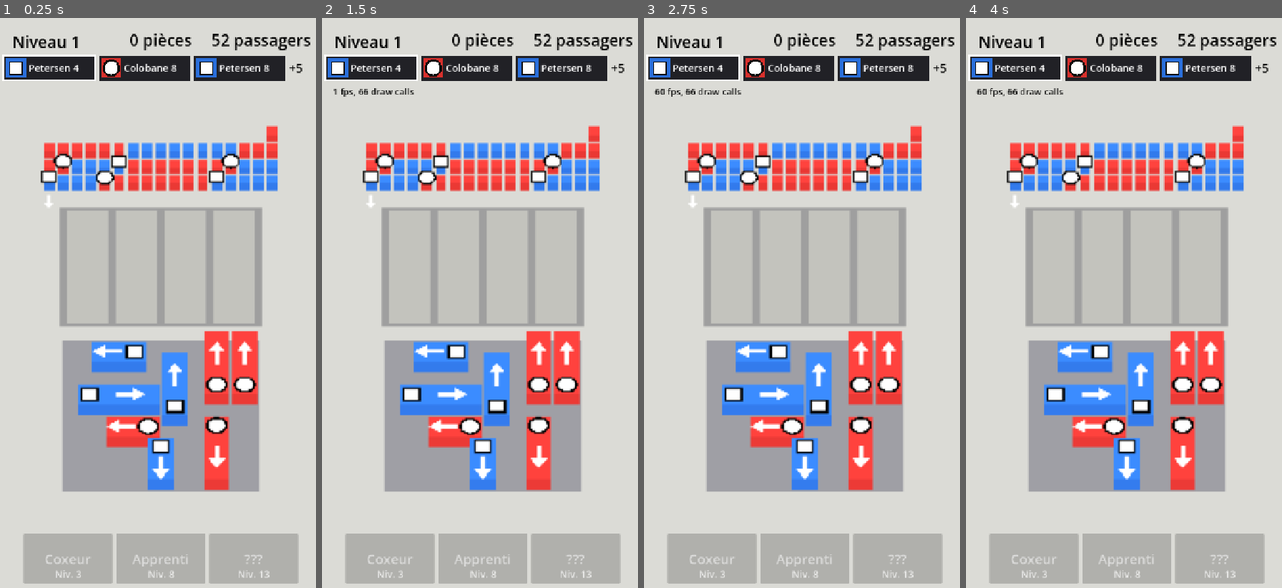
Above: before the commit, frames 1-4 (left to right).
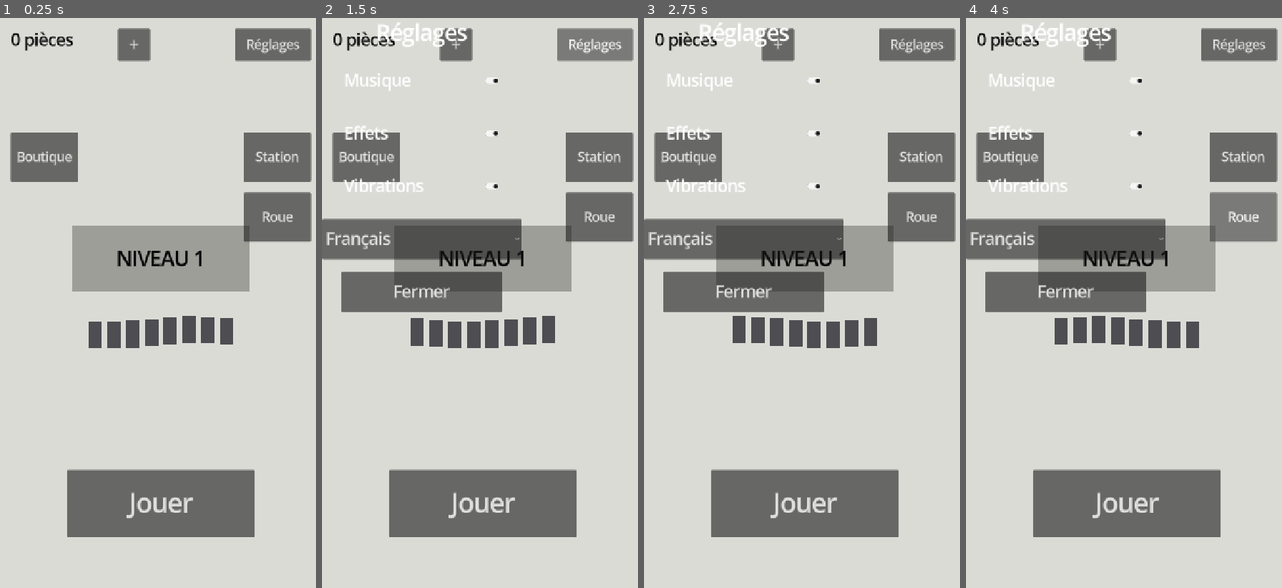
Above: after the commit, the same moments.

Repository: PSDiop95/carapide
Game: Godot game, scene res://game/main.tscn
Two runs of this game, one before a commit and one after it. Both use one fixed random seed, a clock stepped at 60 frames per second and the inputs below.
Inputs (mouse positions are in pixels of both pictures, inside the frame that each line leads up to):
- Up to frame 1 (0.25 s): no input
- Up to frame 2 (1.5 s): click (369, 40) at 0.5 s, where only the run before the commit has a clickable "Niveau 1"; click (593, 46) at 1.25 s, where only the run after the commit has a clickable "Réglages"
- Up to frame 3 (2.75 s): click (688, 154) at 2 s, where only the run after the commit has a clickable "Boutique"
- Up to frame 4 (4 s): click (1244, 154) at 2.75 s, where only the run after the commit has a clickable "Station"; click (1244, 217) at 3.5 s, where only the run after the commit has a clickable "Roue"

The runs differ from the first frame. In frame 1, 56% of the frame differs, in the area x 0-99%, y 1-100%; in frame 2, 60%; in frame 3, 60%, in the area x 0-99%, y 0-100%; in frame 4, 60%.
Error after the commit: Invalid assignment of property or key 'enabled' with value of type 'bool' on a base object of type 'RefCounted (HapticsService)'. (res://meta/game_settings.gd:…

Commit message:
feat(meta): hub, réglages, préchargement du niveau, police à atlas unique
Le jeu s'ouvre sur le hub, 3D coupée. La police MSDF retire 38 Mo de mémoire vidéo.

Co-Authored-By: Claude Opus 5.5 <noreply@anthropic.com>

Diff:
--- a/data/config/presentation.json
+++ b/data/config/presentation.json
@@ -24,5 +24,10 @@
   "dioule_hop_duration": 0.3,
   "dioule_hop_height": 1.0,
   "garage_move_duration": 0.4,
-  "garage_vehicle_scale": 0.3
+  "garage_vehicle_scale": 0.3,
+  "hub_queue_count": 8,
+  "hub_queue_pitch": 1.4,
+  "hub_queue_speed": 4.0,
+  "hub_queue_phase": 0.7,
+  "hub_queue_bob": 6.0
 }
--- a/data/config/strings_fr.json
+++ b/data/config/strings_fr.json
@@ -5,6 +5,34 @@
   "LOST_TITLE": "Gare pleine !",
   "ALL_DONE_TITLE": "Tous les niveaux finis !",
   "NEXT_BUTTON": "Suivant",
+  "HUB_PLAY": "Jouer",
+  "HUB_LEVEL": "NIVEAU %d",
+  "HUB_SHOP": "Boutique",
+  "HUB_SOON": "Bientôt",
+  "HUB_STATION": "Station",
+  "HUB_WHEEL": "Roue",
+  "HUB_SETTINGS": "Réglages",
+  "SETTINGS_TITLE": "Réglages",
+  "SETTINGS_MUSIC": "Musique",
+  "SETTINGS_EFFECTS": "Effets",
+  "SETTINGS_VIBRATIONS": "Vibrations",
+  "SETTINGS_CLOSE": "Fermer",
+  "LANGUAGE_FR": "Français",
+  "LANGUAGE_SOON": "Autres langues : bientôt",
+  "HUB_PLAY": "Jouer",
+  "HUB_LEVEL": "NIVEAU %d",
+  "HUB_SHOP": "Boutique",
+  "HUB_SOON": "Bientôt",
+  "HUB_STATION": "Station",
+  "HUB_WHEEL": "Roue",
+  "HUB_SETTINGS": "Réglages",
+  "SETTINGS_TITLE": "Réglages",
+  "SETTINGS_MUSIC": "Musique",
+  "SETTINGS_EFFECTS": "Effets",
+  "SETTINGS_VIBRATIONS": "Vibrations",
+  "SETTINGS_CLOSE": "Fermer",
+  "LANGUAGE_FR": "Français",
+  "LANGUAGE_SOON": "Autres langues : bientôt",
   "RETRY_BUTTON": "Recommencer",
   "REPLAY_BUTTON": "Rejouer",
   "DEST_COLOBANE": "Colobane",
--- a/game/booster_flow.gd
+++ b/game/booster_flow.gd
@@ -57,7 +57,7 @@
 	_busy = false
 	_advice = null
 	_set_targeting(false)
-	popup.hide()
+	_close_popup()
 	tutorial.close()
 	bar.refresh()
 	bar.clear_hint()
@@ -159,6 +159,13 @@
 	var advice_text: String = "" if _advice == null else _offer_label(_advice.kind)
 	var garage_usable: bool = _view.can_use_garage() and _inventory.can_obtain(BoosterAccess.Kind.GARAGE)
 	popup.open(advice_text, _offer_label(BoosterAccess.Kind.GARAGE) if garage_usable else "")
+	bar.visible = false
+
+
+## La barre est inerte sous la pop-up : masquée, elle libère ses draw calls au pire moment de l'écran.
+func _close_popup() -> void:
+	popup.hide()
+	bar.visible = true
 
 
 func _offer_label(kind: BoosterAccess.Kind) -> String:
@@ -166,7 +173,7 @@
 
 
 func _on_advice_pressed() -> void:
-	popup.hide()
+	_close_popup()
 	_view.input_enabled = true
 	_use(_advice.kind, _advice.vehicle_id)
 
@@ -188,7 +195,7 @@
 ## Mesure : sort de la pop-up sans passer par le toucher.
 func measure_resolve_popup(effect: String) -> void:
 	if effect == "garage" and _view.can_use_garage():
-		popup.hide()
+		_close_popup()
 		_view.input_enabled = true
 		_view.play_garage()
 	else:
@@ -196,13 +203,13 @@
 
 
 func _on_garage_pressed() -> void:
-	popup.hide()
+	_close_popup()
 	_view.input_enabled = true
 	_use(BoosterAccess.Kind.GARAGE, BoardLogic.NO_VEHICLE)
 
 
 func _on_restart_pressed() -> void:
-	popup.hide()
+	_close_popup()
 	_view.input_enabled = true
 	restart_requested.emit()
 	_view.play_abandon()
--- a/game/main.gd
+++ b/game/main.gd
@@ -1,12 +1,14 @@
 class_name GameMain
 extends Node
-## Boucle de niveau : charge le niveau courant, affiche la fin, enchaîne.
+## Boucle du jeu : hub, niveau, écran de fin, retour au hub.
 
 const TESTER_KEY: String = "playtest_tester"
 const FIRST_TESTER: int = 1
+const HUB_MEASURE_PERIOD: int = 6
 
 var view: LevelView = null
 var hud: Hud = Hud.new()
+var hub: HubScreen = HubScreen.new()
 var current_level: LevelData = null
 
 var _catalog: VehicleCatalog
@@ -20,6 +22,8 @@
 var _flow: BoosterFlow = null
 var _victory_coins: int = 0
 var _restart_after_loss: bool = false
+var _preloader: LevelPreloader
+var _measure_steps: int = 0
 
 
 func _ready() -> void:
@@ -27,23 +31,51 @@
 	_catalog = VehicleCatalog.load_default()
 	_config = PresentationConfig.load_default()
 	_paths = LevelCatalog.level_paths()
+	_preloader = LevelPreloader.new(_catalog)
+	GameSettings.apply_vibrations(Services.save)
 	Services.analytics.tester = Services.save.get_int(TESTER_KEY, FIRST_TESTER)
 	_telemetry = LevelTelemetry.new(Services.analytics)
 	hud.configure(_config)
 	add_child(hud)
+	hub.configure(_config, Services.save)
+	add_child(hub)
+	hub.play_pressed.connect(_on_play_pressed)
 	hud.primary_pressed.connect(_on_primary_pressed)
 	hud.new_tester_requested.connect(_on_new_tester_requested)
 	hud.boosters_toggled.connect(_on_boosters_toggled)
 	hud.bonus_pressed.connect(_on_bonus_pressed)
 	Services.wallet.balance_changed.connect(_on_balance_changed)
 	_apply_boosters_flag()
-	_start_level(LevelProgress.current_level(Services.save, _paths.size()))
+	show_hub()
 	_start_measure_if_requested()
 	PerfProbe.log_interactive.call_deferred()
 
 
+## Hub à l'écran : la 3D est coupée, le niveau suivant se prépare en arrière-plan.
+func show_hub() -> void:
+	if view != null:
+		view.queue_free()
+		view = null
+	var next: int = LevelProgress.current_level(Services.save, _paths.size())
+	hud.visible = false
+	hud.hide_result()
+	get_viewport().disable_3d = true
+	hub.show_level(next)
+	hub.set_coins(Services.wallet.balance())
+	hub.visible = true
+	_next_level_number = next
+	_preloader.start(_paths[next - 1])
+
+
+func _on_play_pressed() -> void:
+	var start: int = Time.get_ticks_usec()
+	_start_level(_next_level_number)
+	await RenderingServer.frame_post_draw
+	PerfProbe.record_effect_ms(float(Time.get_ticks_usec() - start) * 0.001)
+
+
 func _start_level(level_number: int) -> void:
-	var loaded: LevelLoadResult = LevelLoader.load_file(_paths[level_number - 1], _catalog)
+	var loaded: LevelLoadResult = _preloader.take(_paths[level_number - 1])
 	if not loaded.is_ok():
 		push_error("Niveau invalide : %s" % "; ".join(loaded.errors))
 		return
@@ -52,6 +84,9 @@
 	_level_number = level_number
 	_next_level_number = level_number
 	current_level = loaded.level
+	hub.visible = false
+	hud.visible = true
+	get_viewport().disable_3d = false
 	view = LevelView.new()
 	add_child(view)
 	if _inventory != null:
@@ -123,11 +158,14 @@
 	hud.show_coins_earned(tr("VICTORY_COINS") % _victory_coins)
 
 
+## Défaite : on recommence le niveau. Victoire : retour au hub.
 func _on_primary_pressed() -> void:
 	if _was_lost:
 		_telemetry.level_restarted()
-	_was_lost = false
-	_start_level(_next_level_number)
+		_was_lost = false
+		_start_level(_next_level_number)
+	else:
+		show_hub()
 
 
 func _start_measure_if_requested() -> void:
@@ -141,6 +179,7 @@
 
 ## Mesure : tutoriels déjà vus, aucun écran ne bloque le jeu automatique.
 func prepare_for_measure() -> void:
+	Services.save.set_int(LevelProgress.KEY, PerfProbe.REFERENCE_LEVEL)
 	if _inventory != null:
 		for kind: BoosterAccess.Kind in BoosterConfig.KIND_KEYS:
 			_inventory.mark_tutorial_done(kind)
@@ -153,7 +192,12 @@
 
 ## Mesure : un pas de jeu automatique. Recommence dès que la partie se termine ou se bloque.
 func measure_step(effect: String) -> void:
-	if hud.is_result_visible():
+	_measure_steps += 1
+	if hub.visible:
+		_on_play_pressed()
+	elif effect == "hub" and _measure_steps % HUB_MEASURE_PERIOD == 0:
+		show_hub()
+	elif hud.is_result_visible():
 		_was_lost = false
 		_start_level(_level_number)
 	elif _flow != null and _flow.popup.visible:
@@ -214,6 +258,7 @@
 
 func _on_balance_changed(balance: int) -> void:
 	hud.set_coins(balance if _inventory != null else -1)
+	hub.set_coins(balance)
 
 
 func _on_booster_used(kind: BoosterAccess.Kind) -> void:
--- a/game/presentation_config.gd
+++ b/game/presentation_config.gd
@@ -31,6 +31,11 @@
 var dioule_hop_height: float = 0.0
 var garage_move_duration: float = 0.0
 var garage_vehicle_scale: float = 1.0
+var hub_queue_count: int = 0
+var hub_queue_pitch: float = 1.0
+var hub_queue_speed: float = 0.0
+var hub_queue_phase: float = 0.0
+var hub_queue_bob: float = 0.0
 var dest_colors: Dictionary[String, Color] = {}
 var dest_pictos: Dictionary[String, String] = {}
 var dest_name_keys: Dictionary[String, String] = {}
@@ -65,6 +70,11 @@
 	config.dioule_hop_height = raw["dioule_hop_height"]
 	config.garage_move_duration = raw["garage_move_duration"]
 	config.garage_vehicle_scale = raw["garage_vehicle_scale"]
+	config.hub_queue_count = _read_int(raw, "hub_queue_count")
+	config.hub_queue_pitch = raw["hub_queue_pitch"]
+	config.hub_queue_speed = raw["hub_queue_speed"]
+	config.hub_queue_phase = raw["hub_queue_phase"]
+	config.hub_queue_bob = raw["hub_queue_bob"]
 	config._load_destinations()
 	return config
 
--- a/game/ui_strings.gd
+++ b/game/ui_strings.gd
@@ -19,3 +19,11 @@
 		translation.add_message(key, text)
 	TranslationServer.add_translation(translation)
 	TranslationServer.set_locale(LOCALE)
+	_share_font_atlas()
+
+
+## En MSDF, toutes les tailles de texte partagent un atlas : une taille de plus ne coûte plus de mémoire vidéo.
+static func _share_font_atlas() -> void:
+	var font: FontFile = ThemeDB.fallback_font as FontFile
+	if font != null:
+		font.multichannel_signed_distance_field = true
--- a/meta/hub_screen.gd
+++ b/meta/hub_screen.gd
@@ -101,12 +101,15 @@
 
 
 func _animate_passengers() -> void:
+	for index: int in passengers.multimesh.instance_count:
+		passengers.multimesh.set_instance_transform_2d(index, Transform2D(0.0, passenger_position(index)))
+
+
+func passenger_position(index: int) -> Vector2:
 	var count: int = passengers.multimesh.instance_count
 	var pitch: float = PASSENGER_SIZE.x * _config.hub_queue_pitch
-	for index: int in count:
-		var phase: float = _time * _config.hub_queue_speed + float(index) * _config.hub_queue_phase
-		var offset: Vector2 = Vector2((float(index) - float(count - 1) * 0.5) * pitch, sin(phase) * _config.hub_queue_bob)
-		passengers.multimesh.set_instance_transform_2d(index, Transform2D(0.0, offset))
+	var phase: float = _time * _config.hub_queue_speed + float(index) * _config.hub_queue_phase
+	return Vector2((float(index) - float(count - 1) * 0.5) * pitch, sin(phase) * _config.hub_queue_bob)
 
 
 func _build_top() -> void:
@@ -144,11 +147,6 @@
 	_root.add_child(passengers)
 	_animate_passengers()
 	play_button = _make_button(tr("HUB_PLAY"), PLAY_BUTTON_SIZE, PLAY_FONT_SIZE)
-	play_button.set_anchors_preset(Control.PRESET_CENTER_BOTTOM)
-	play_button.grow_horizontal = Control.GROW_DIRECTION_BOTH
-	play_button.grow_vertical = Control.GROW_DIRECTION_BEGIN
-	play_button.offset_bottom = -PLAY_BOTTOM
-	play_button.offset_top = -PLAY_BOTTOM - PLAY_BUTTON_SIZE.y
 	play_button.pressed.connect(play_pressed.emit)
 
 
@@ -202,6 +200,7 @@
 	var center: Vector2 = Vector2(view_size.x * 0.5, view_size.y * CENTER_RATIO)
 	_car.position = center - CAR_SIZE * 0.5
 	passengers.position = center + Vector2(0.0, QUEUE_GAP + CAR_SIZE.y * 0.5)
+	play_button.position = Vector2((view_size.x - PLAY_BUTTON_SIZE.x) * 0.5, view_size.y - PLAY_BOTTOM - PLAY_BUTTON_SIZE.y)
 	var side_top: float = view_size.y * SIDE_TOP_RATIO
 	shop_button.position = Vector2(MARGIN, side_top)
 	station_button.position = Vector2(view_size.x - SIDE_BUTTON_SIZE.x - MARGIN, side_top)
--- a/tests/test_hub.gd
+++ b/tests/test_hub.gd
@@ -59,9 +59,9 @@
 
 func test_passengers_move_over_time() -> void:
 	var hub: HubScreen = _hub(SaveService.new())
-	var before: Transform2D = hub.passengers.multimesh.get_instance_transform_2d(0)
+	var before: Vector2 = hub.passenger_position(0)
 	hub._process(0.3)
-	assert_ne(hub.passengers.multimesh.get_instance_transform_2d(0), before)
+	assert_ne(hub.passenger_position(0), before)
 
 
 func test_shop_is_a_placeholder() -> void:
--- a/tools/play_levels.gd
+++ b/tools/play_levels.gd
@@ -50,6 +50,9 @@
 func _run() -> void:
 	var count: int = LevelCatalog.level_paths().size()
 	await _frames(SETTLE_FRAMES)
+	_expect(_main.hub.visible, "Le jeu doit s'ouvrir sur le hub")
+	_capture("hub")
+	await _enter_level_from_hub()
 	await _check_gestures()
 	await _check_hidden_panel()
 	await _check_danger_and_flight()
@@ -70,6 +73,7 @@
 		_capture("level_%02d_end" % number)
 		await _check_coins_after_win(number)
 		await _click_button()
+		await _enter_level_from_hub()
 	_expect(LevelProgress.current_level(Services.save, count) == 1, "Progression non revenue au niveau 1")
 	_check_coins_after_relaunch()
 
@@ -91,6 +95,15 @@
 		await get_tree().process_frame
 	_expected_coins += 20
 	_expect(Services.wallet.balance() == _expected_coins, "×2 : %d pièces au lieu de %d" % [Services.wallet.balance(), _expected_coins])
+
+
+## Suivant ramène au hub ; Jouer lance le niveau et masque le hub.
+func _enter_level_from_hub() -> void:
+	await _frames(SETTLE_FRAMES)
+	_expect(_main.hub.visible, "Hub absent après la victoire")
+	await _click(_main.hub.play_button.get_global_rect().get_center())
+	await _frames(SETTLE_FRAMES)
+	_expect(not _main.hub.visible and _main.view != null, "Jouer n'a pas lancé le niveau")
 
 
 func _check_coins_after_relaunch() -> void:
Not shown, added: meta/game_settings.gd.uid
Not shown, added: meta/hub_screen.gd.uid
Not shown, added: meta/level_preloader.gd.uid
Not shown, added: meta/settings_panel.gd.uid
Not shown, added: tests/test_hub.gd.uid
Not shown, changed: docs/perf_log.md
Not shown, changed: tools/measure_release.sh
